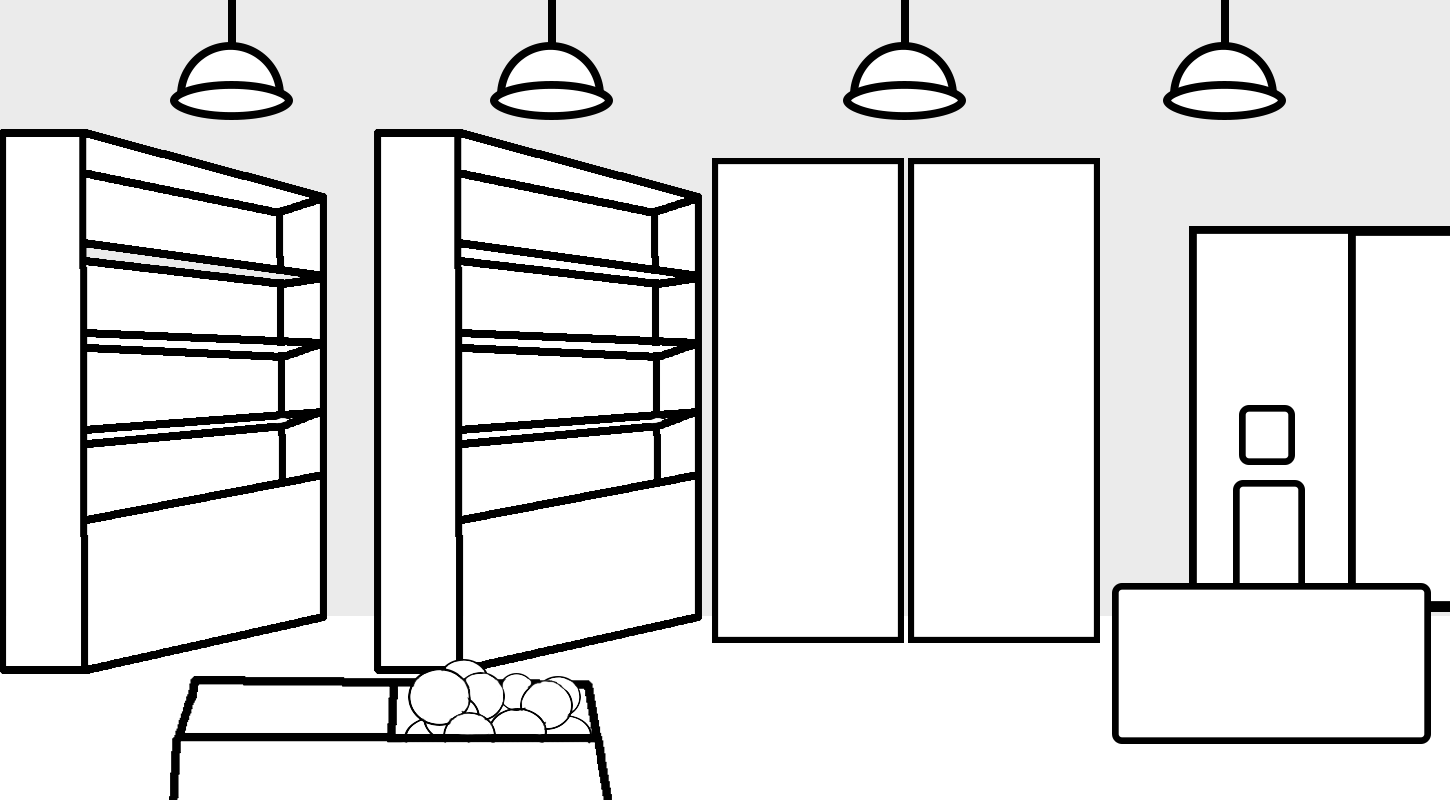
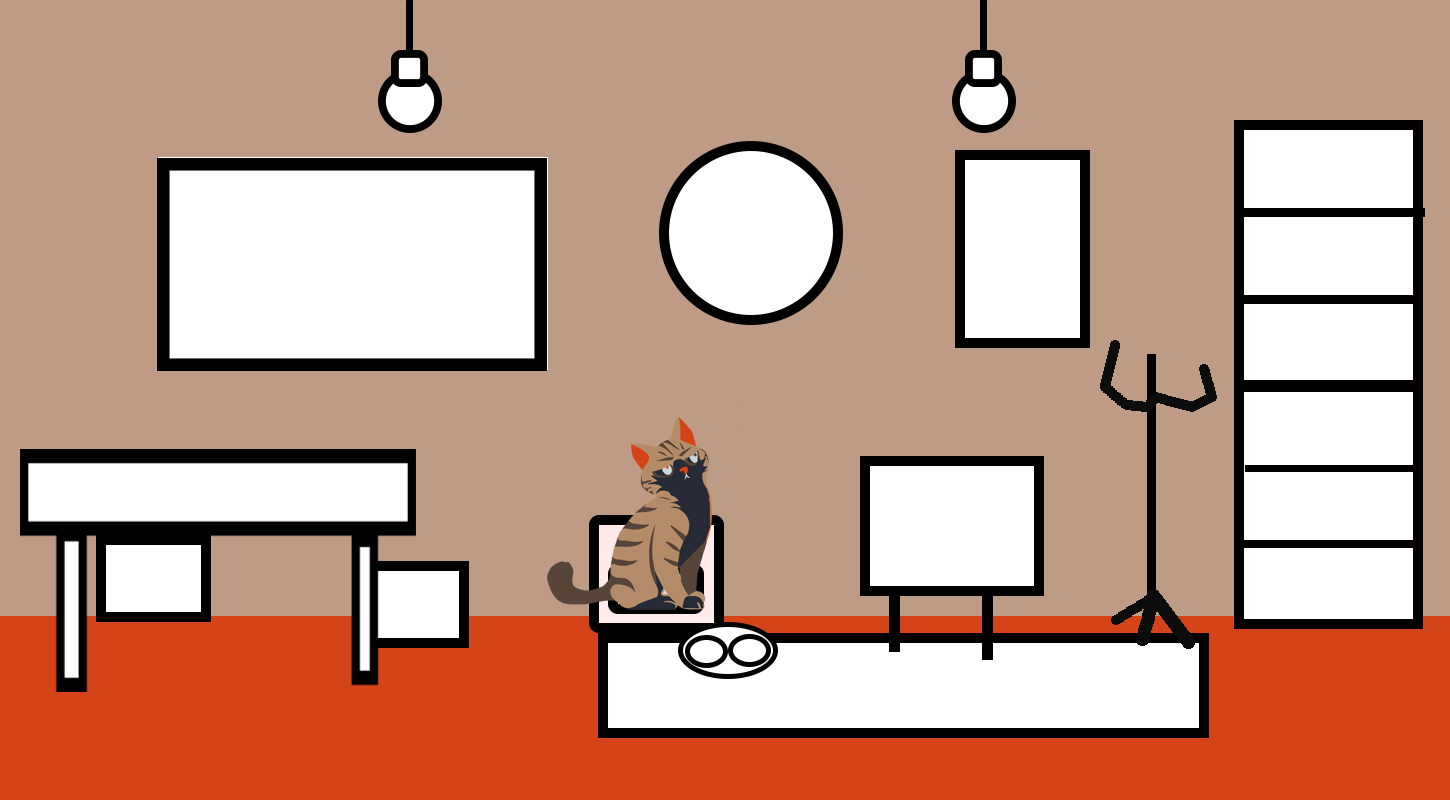
Layer changes from the first (1450, 800) image to the second:
hid group "Menu" (9 layers) over [0, 0, 1450, 800]
showed group "Nivel 1" (19 layers) over [0, 0, 1450, 800]
added layer "GatoEnojado" in group "Nivel 1" over [547, 402, 743, 610]
painted on "pared" over [0, 0, 1450, 616]
hid group "Nivel 3" (14 layers) over [0, 0, 1450, 800]
